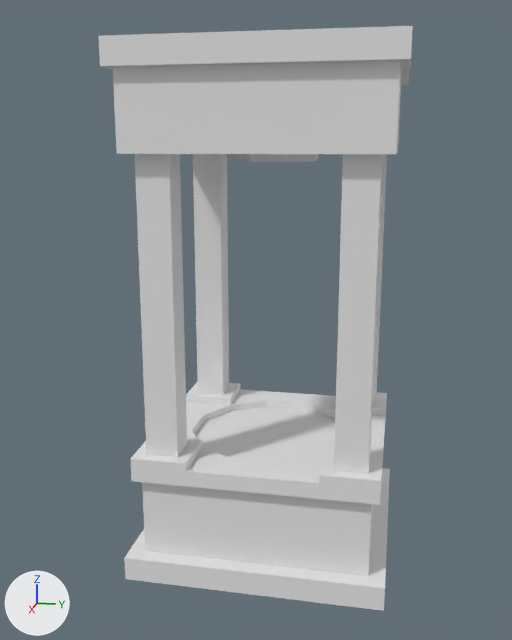
The OBJ model src/main/resources/assets/enchantmod/models/block/press_base.obj: old version first, new version second.
Camera for both pictures: a 50 mm lens placed at (3.32, -0.01, 1.65), pointed at (0.53, -0.57, 0.95). Every picture has the same lights, and +X, +Y and +Z are marked at lower left. The older version comes first. Materials are left out; every surface is plain grey. Where no turn or scale is listed for an object, it has been applied to the vertices.

Names of what the first picture shows: 'press_base'.
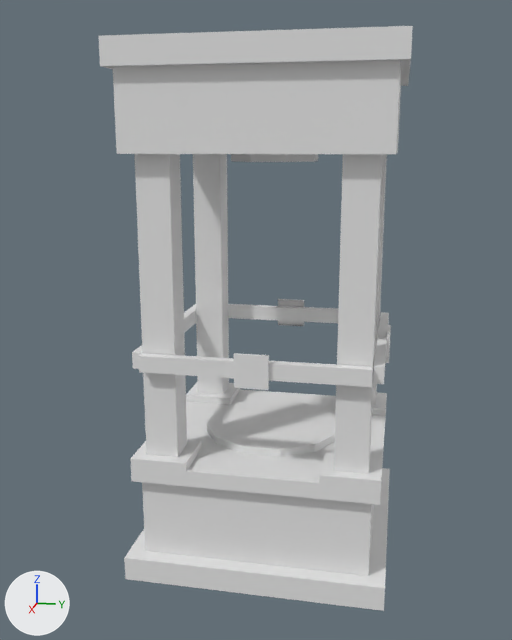
Where the change shows, as pixel boxes (x1, y1, x2, y2) in the pictures (512 x 640 px; the box of a moved part takes in the faces that stretch with it):
part 1 of me_press_base, added: after (373, 312, 389, 384)
part 2 of me_press_base, added: after (139, 353, 373, 387)
part 3 of me_press_base, added: after (132, 304, 196, 369)
part 4 of me_press_base, added: after (228, 304, 338, 323)
part 5 of me_press_base, moved or reshaped: before (186, 385, 386, 483); after (186, 388, 386, 483)
part 6 of me_press_base, added: after (234, 299, 391, 390)

The change in detail:
me_press_base is used by ob_press_base; location (0.0, 0.0, 0.0).
me_press_base had 148 vertices, 102 faces and spanned x 0.0..1.0, y -1.0..0.0, z 0.0..2.0.
me_press_base now has 253 vertices, 148 faces and spans x 0.0..1.0, y -1.0..0.0, z 0.0..2.0.
me_press_base part 1: a new loose piece, a box spanning x 0.078..0.922, y -0.075..-0.037, z 0.844..0.906.
me_press_base part 2: a new loose piece, a box spanning x 0.925..0.962, y -0.922..-0.078, z 0.844..0.906.
me_press_base part 3: a new loose piece, a box spanning x 0.078..0.922, y -0.962..-0.925, z 0.844..0.906.
me_press_base part 4: a new loose piece, a box spanning x 0.038..0.075, y -0.922..-0.078, z 0.844..0.906.
Part 5, on me_press_base:
32 vertices are removed from x 0.03..0.97, y -0.97..-0.03, z 0.44..0.47.
37 faces are deleted.
73 vertices are added at x 0.22..0.78, y -0.78..-0.22, z 0.47..0.5.
39 new faces join them.
Part 6, on me_press_base:
16 vertices are added at x 0.03..0.98, y -0.97..-0.02, z 0.81.
16 new vertices lie (0.0, 0.0, 0.13) away from vertices in x 0.03..0.98, y -0.97..-0.02, z 0.81.
20 new faces join them.
